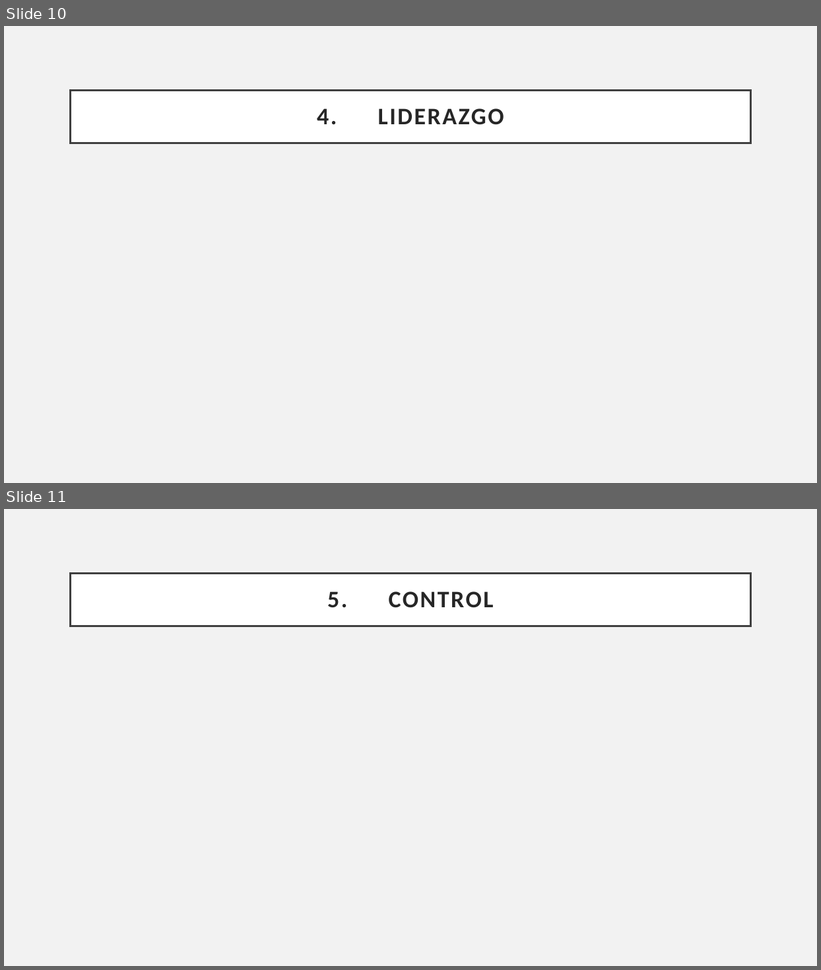
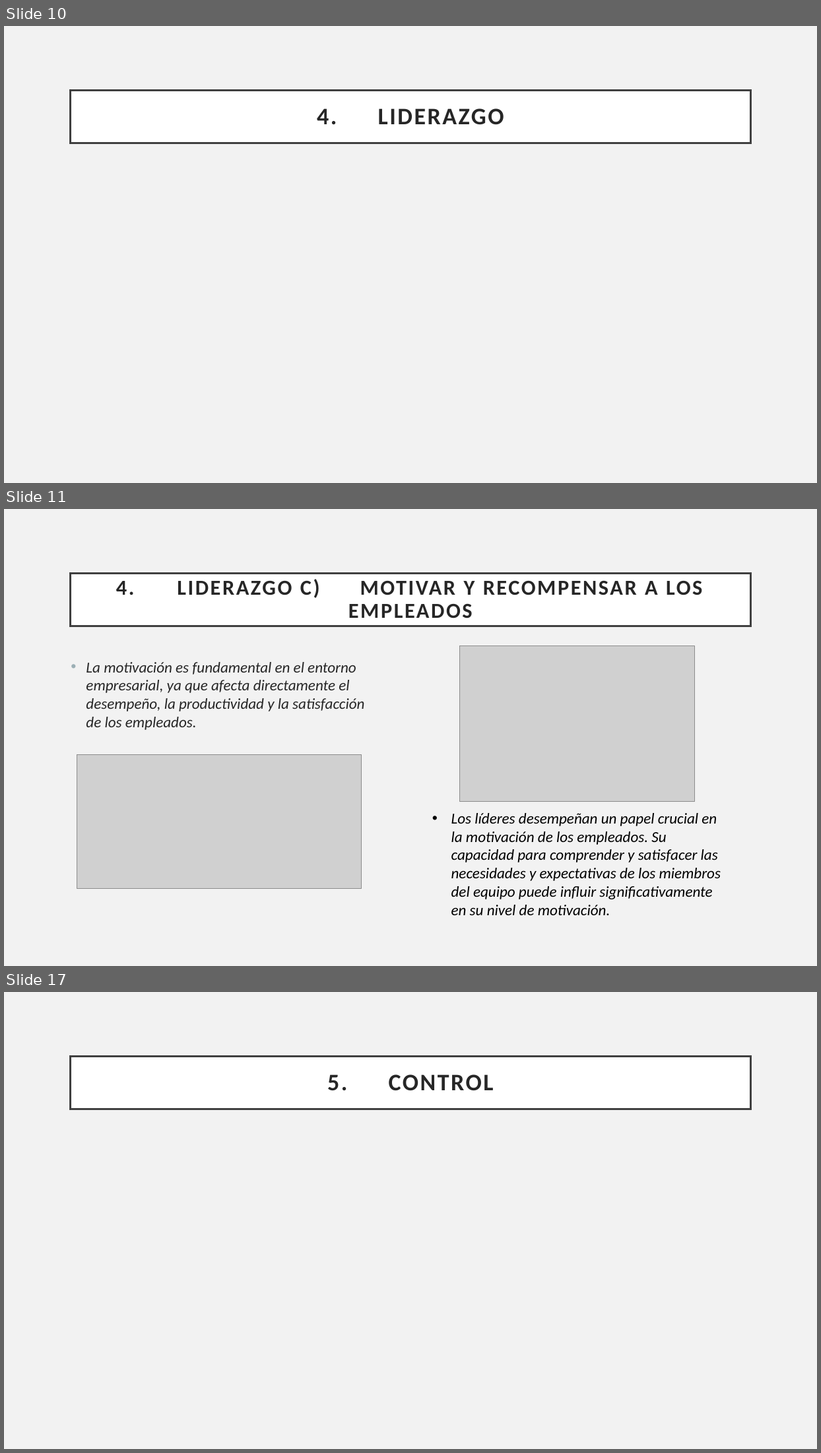
Before and after one commit to Sstrmn1/presentacionAdministracion, a slide deck: Presentacion - Exposicion.pptx. Shown one above the other, each under a label of ours: slides 10 and 11 before the commit, slides 10, 11 and 17 after it; the slides between them are not shown. The pictures are 821x970 and 821x1453 pixels, drawn with LibreOffice and Linux fonts; fonts in the diff are those of the drawing; grey boxes stand for pictures. Boxes give left, top, right and bottom in pixels: in the first picture for what was removed or moved away, otherwise in the second. Text is boxed around its words. In the diff, an @@ line names an element or a change of style, - is before the commit and + after.

Commit message:
Parte de motivacion en liderazgo añadida

```diff
--- a/Presentacion - Exposicion.pptx
+++ b/Presentacion - Exposicion.pptx
@@ slide 11 added at [4, 509, 817, 966], background #F2F2F2 @@
@@ title added at [71, 573, 751, 626], fill #FFFFFF, outline #404040 2.5 pt, 25.2 pt, text #262626, bold @@
+4. LIDERAZGO C) MOTIVAR Y RECOMPENSAR A LOS EMPLEADOS
@@ picture added at [460, 646, 695, 802] @@
@@ text added at [86, 662, 364, 730], 18 pt, text #262626, italic @@
+• La motivación es fundamental en el entorno empresarial, ya que afecta directamente el desempeño, la productividad y la satisfacción de los empleados.
@@ picture added at [77, 755, 362, 889] @@
@@ text added at [451, 813, 721, 916], 18 pt, text #000000, italic @@
+• Los líderes desempeñan un papel crucial en la motivación de los empleados. Su capacidad para comprender y satisfacer las necesidades y expectativas de los miembros del equipo puede influir significativamente en su nivel de motivación.
@@ what was slide 11 is now slide 17 @@
```
Also in this commit, not shown: 5 other slides added.
